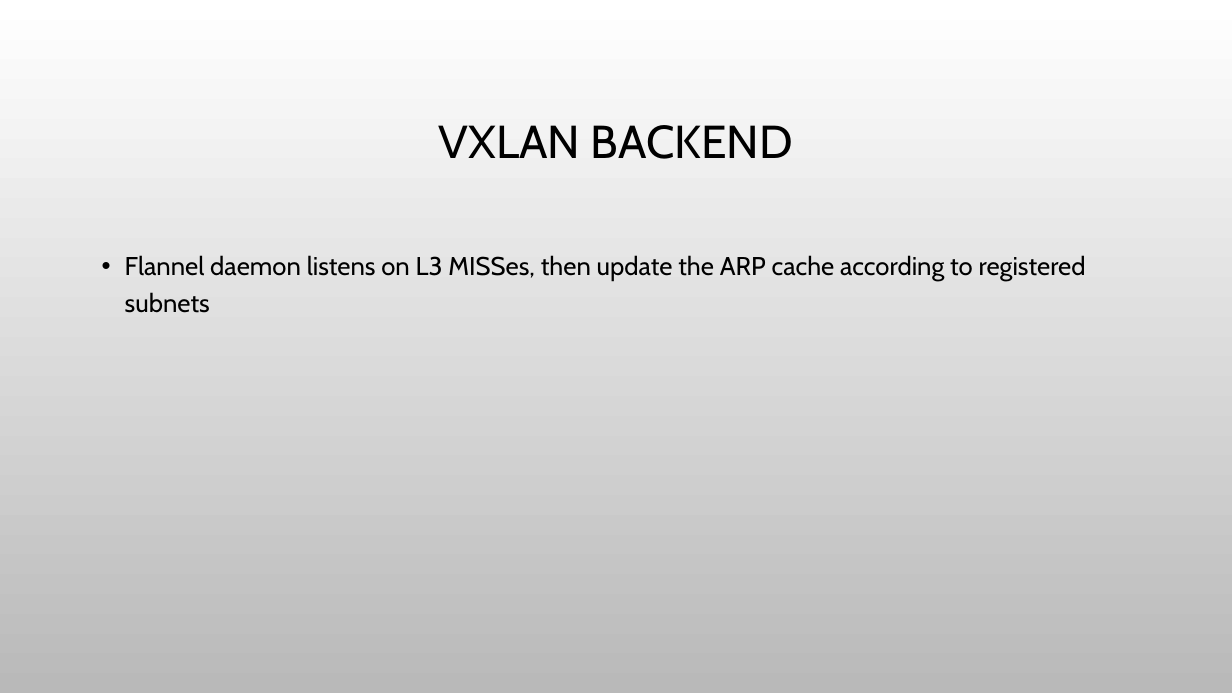
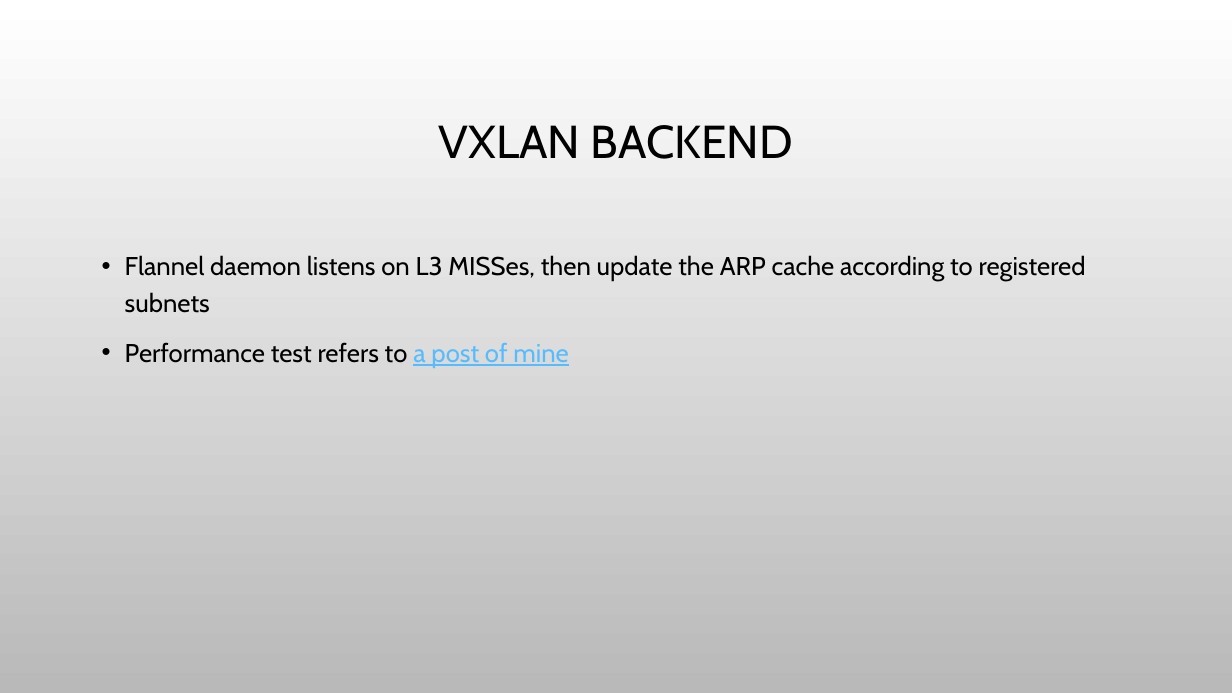
Before and after one commit to yangyuqian/k8s-the-hard-way, a slide deck: slide 13 of ppt/vxlan-flannel-cn.pptx. Drawn at 1232x693 pixels with LibreOffice and Linux fonts; fonts in the diff are those of the drawing; background and template pictures are left out. Boxes give left, top, right and bottom in pixels: in the first picture for what was removed or moved away, otherwise in the second. Text is boxed around its words. In the diff, an @@ line names an element or a change of style, - is before the commit and + after.

Commit message:
Add performance test references

```diff
--- a/ppt/vxlan-flannel-cn.pptx
+++ b/ppt/vxlan-flannel-cn.pptx
@@ text at box(125, 342, 569, 368): paragraph added @@
+• Performance test refers to a post of mine
```
